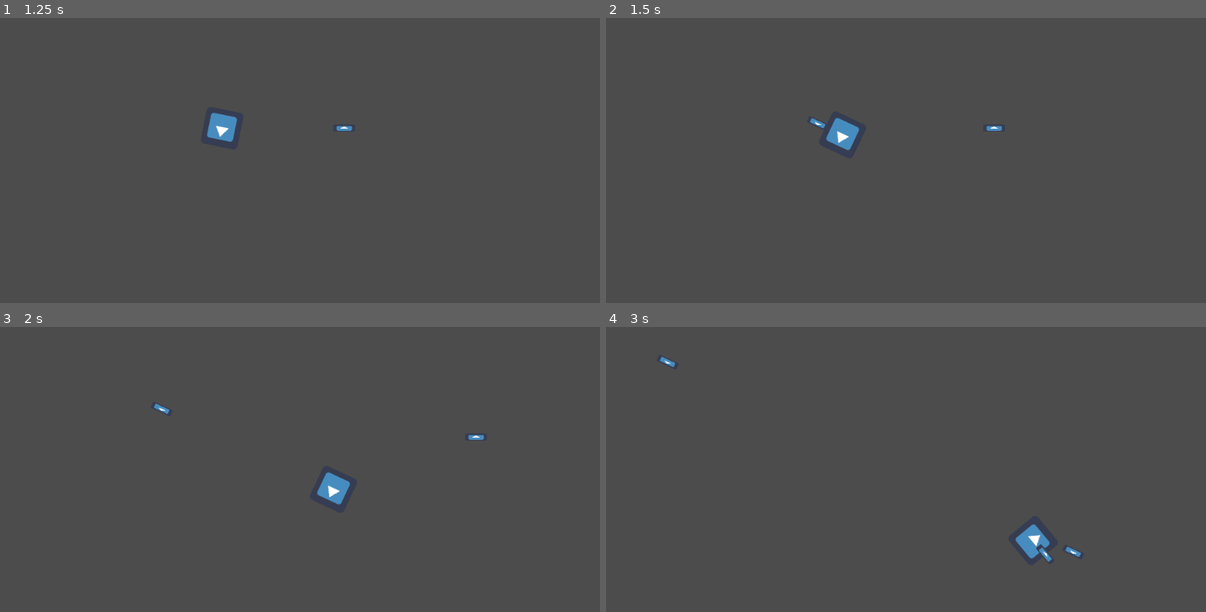
Above: before the commit, frames 1-4 (two rows, left to right).
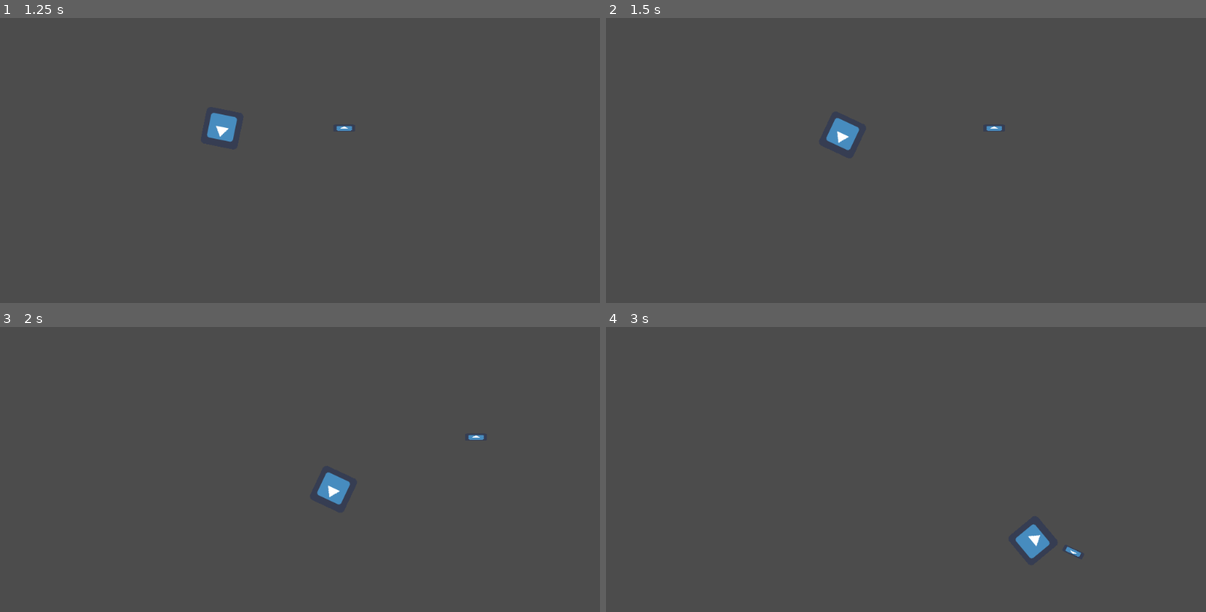
Above: after the commit, the same moments.

Repository: adrianriverof/juego-viaje
Game: Godot game, scene res://player.tscn
The game is run twice, just before and just after one commit, with the same random seed, the same clock (stepped at 60 frames per second) and the same inputs. The project has no main scene, so this scene is started directly. The engine's default icon, where the game draws it, is replaced by a stand-in: a white triangle on a blue panel in a dark square.
Inputs:
- Up to frame 1 (1.25 s): tap Enter at 0.5 s; hold G (p1right) from 0.53 s (still down); hold S (p1shoot) from 0.53 s (still down)
- Up to frame 2 (1.5 s): release G (p1right) at 1.28 s; release S (p1shoot) at 1.28 s; hold F (p1down) from 1.28 s (still down); tap S (p1shoot) at 1.35 s
- Up to frame 3 (2 s): keep holding F (p1down)
- Up to frame 4 (3 s): release F (p1down) at 2.03 s; hold G (p1right) 2.03-2.78 s; hold S (p1shoot) 2.03-2.78 s; hold R (p1up) from 2.78 s (still down); tap S (p1shoot) at 2.85 s

Frame 1 is identical in both runs. In frame 2, less than 0.1% of the frame differs, in the area x 34-37%, y 35-39%; in frame 3, less than 0.1%; in frame 4, 0.1%, in the area x 9-75%, y 10-83%.

Commit message:
firerate y mantener disparar

Diff:
--- a/player.gd
+++ b/player.gd
@@ -4,6 +4,7 @@
 
 var bullet = preload("res://bullet.tscn")
 
+onready var firerate_timer = $firerate
 
 var cantidad_giro = 0
 var cantidad_avance = 0
@@ -19,12 +20,22 @@
 	move()
 
 func _input(event):
-	if Input.is_action_just_pressed("p1shoot"):
+	if Input.is_action_pressed("p1shoot") and check_firerate():
 		shoot()
 
 
+func check_firerate():
+	if firerate_timer.is_stopped():
+		return true
+	else:
+		return false
+
 func shoot():
+
+	firerate_timer.start()
+
 	fire_bullet(rotation)
+
 
 
 func fire_bullet(bullet_direction):
--- a/player.tscn
+++ b/player.tscn
@@ -16,3 +16,6 @@
 
 [node name="CollisionShape2D" type="CollisionShape2D" parent="."]
 shape = SubResource( 1 )
+
+[node name="firerate" type="Timer" parent="."]
+one_shot = true
